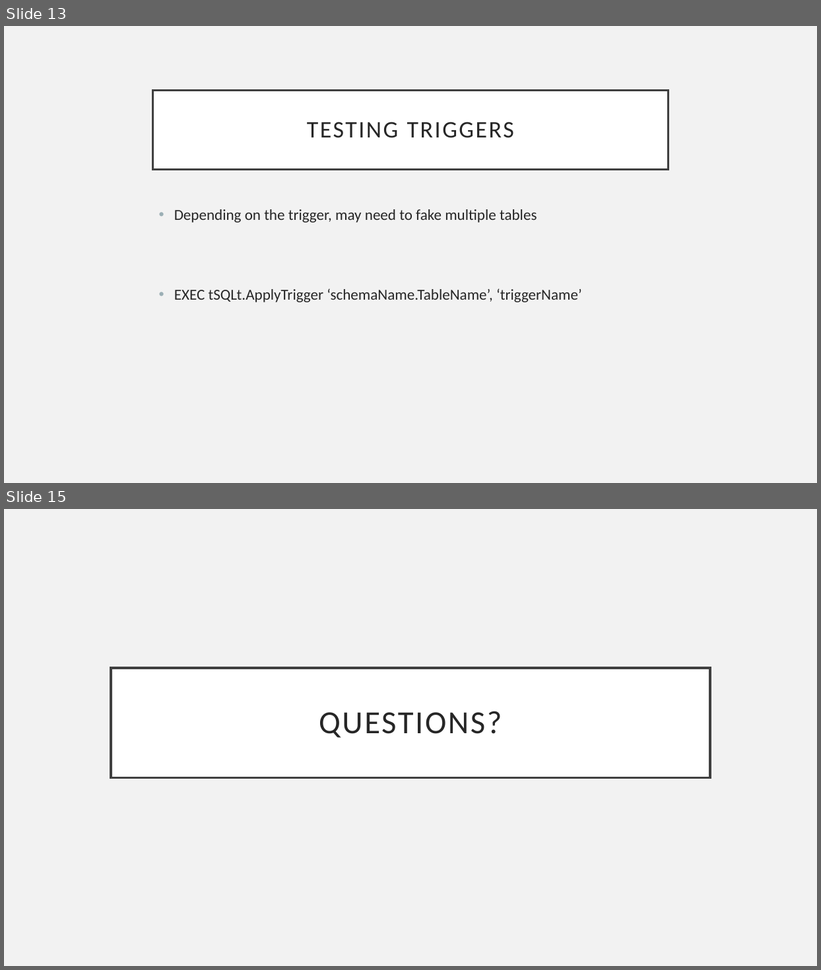
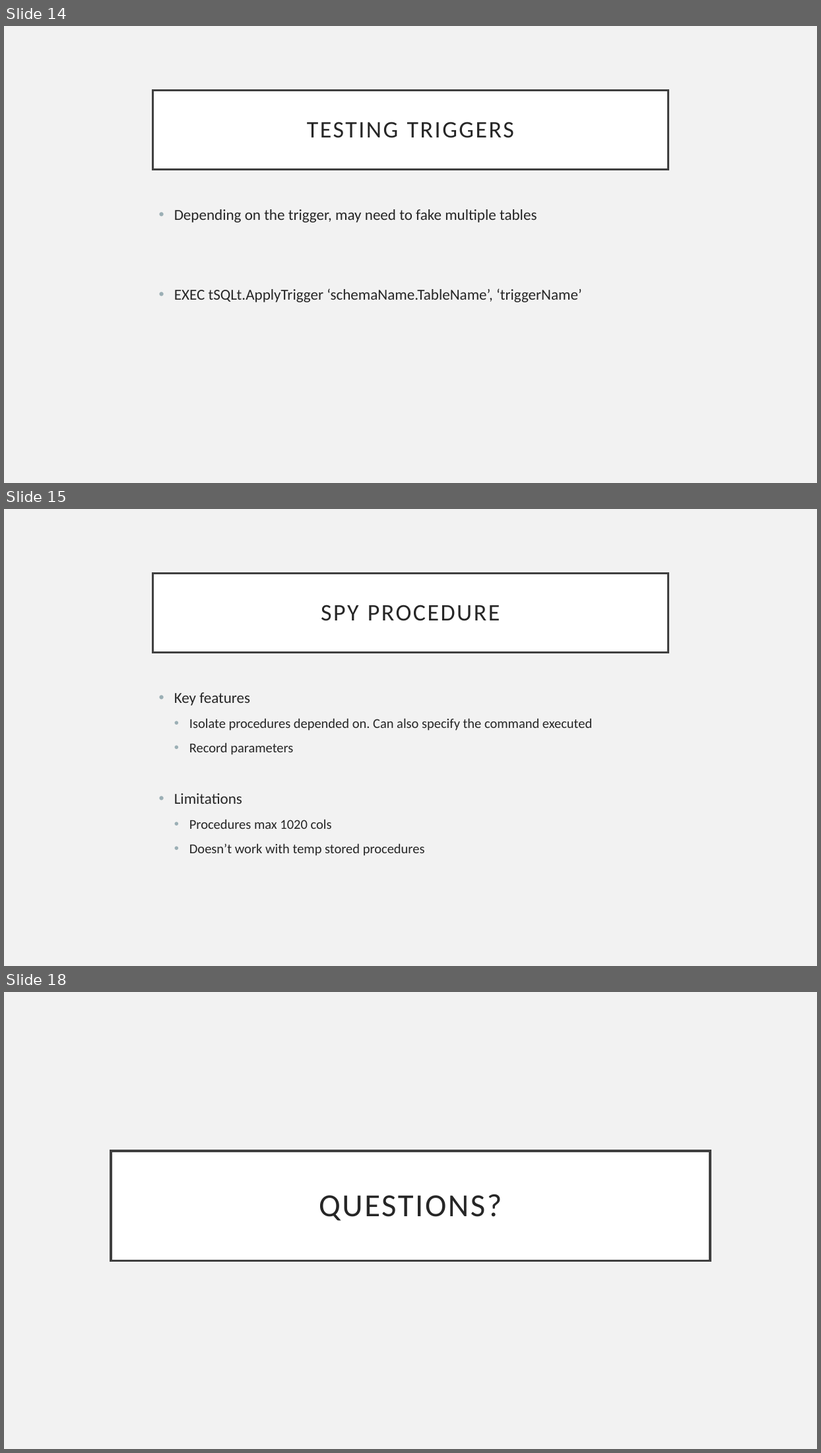
Before and after one commit to AndrewADev/intro-tsqlt-talk, a slide deck: tSQLt-Talk.pptx. Shown one above the other, each under a label of ours: slides 13 and 15 before the commit, slides 14, 15 and 18 after it; the slides between them are not shown. The pictures are 821x970 and 821x1453 pixels, drawn with LibreOffice and Linux fonts; fonts in the diff are those of the drawing. Boxes give left, top, right and bottom in pixels: in the first picture for what was removed or moved away, otherwise in the second. Text is boxed around its words. In the diff, an @@ line names an element or a change of style, - is before the commit and + after.

Commit message:
Additional example for SpyProcedure
Add an example for SpyProcedure, and several updates to slides

```diff
--- a/tSQLt-Talk.pptx
+++ b/tSQLt-Talk.pptx
@@ slide 15 added at bbox=[4, 509, 817, 966], background #F2F2F2 @@
@@ title added at bbox=[153, 573, 668, 652], fill #FFFFFF, outline #404040 2.5 pt, 28 pt, text #262626 @@
+SPY PROCEDURE
@@ text added at bbox=[174, 692, 592, 856], 16 pt, text #262626 @@
+• Key features
+  • Isolate procedures depended on. Can also specify the command executed
+  • Record parameters
+• Limitations
+  • Procedures max 1020 cols
+  • Doesn’t work with temp stored procedures
@@ what was slide 13 is now slide 14 @@
@@ what was slide 15 is now slide 18 @@
```
Also in this commit, not shown: 2 slides changed, 2 other slides added, 4 other files.
